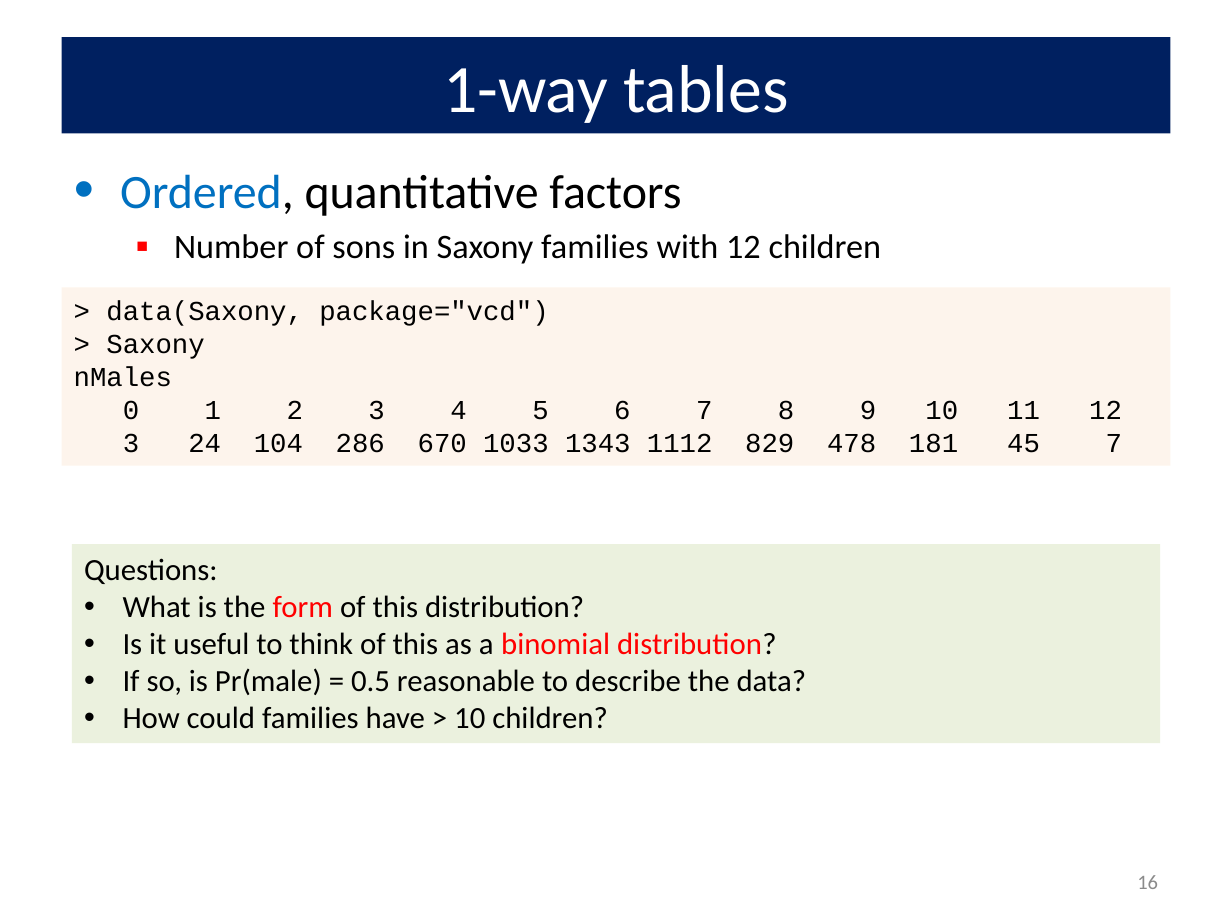
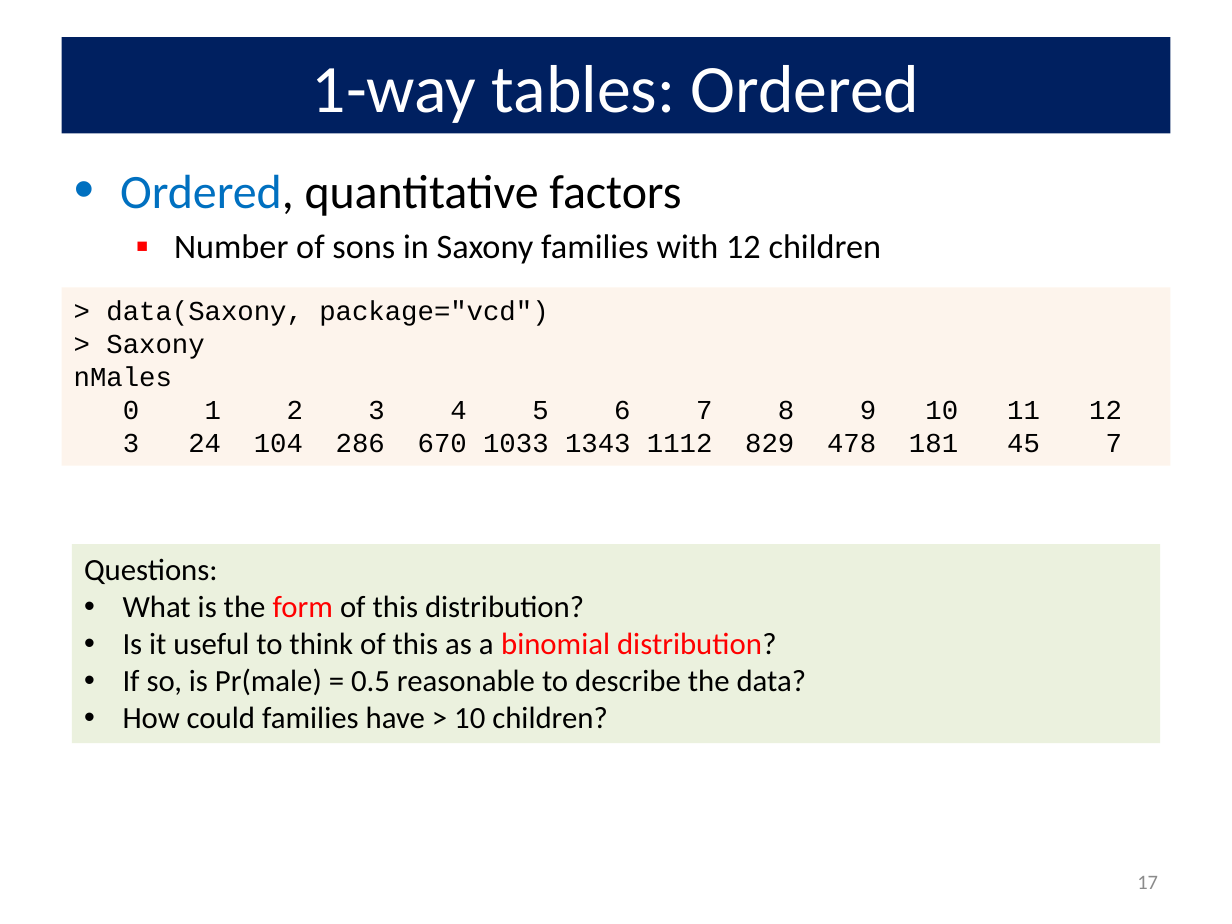
Before and after one commit to friendly/psy6136, a slide deck: slide 17 of lectures/01-Overview.pptx (slide 16 before the commit). Drawn at 1232x924 pixels with LibreOffice and Linux fonts; fonts in the diff are those of the drawing. Boxes give left, top, right and bottom in pixels: in the first picture for what was removed or moved away, otherwise in the second. Text is boxed around its words. In the diff, an @@ line names an element or a change of style, - is before the commit and + after.

```diff
--- a/lectures/01-Overview.pptx
+++ b/lectures/01-Overview.pptx
@@ title at (x1=312, y1=65, x2=920, y2=123): text changed @@
-1-way tables
+1-way tables: Ordered
@@ page number at (x1=1137, y1=876, x2=1158, y2=889): text changed @@
-16
+17
```
Also in this commit, not shown: 9 other slides changed, 1 slide added.
